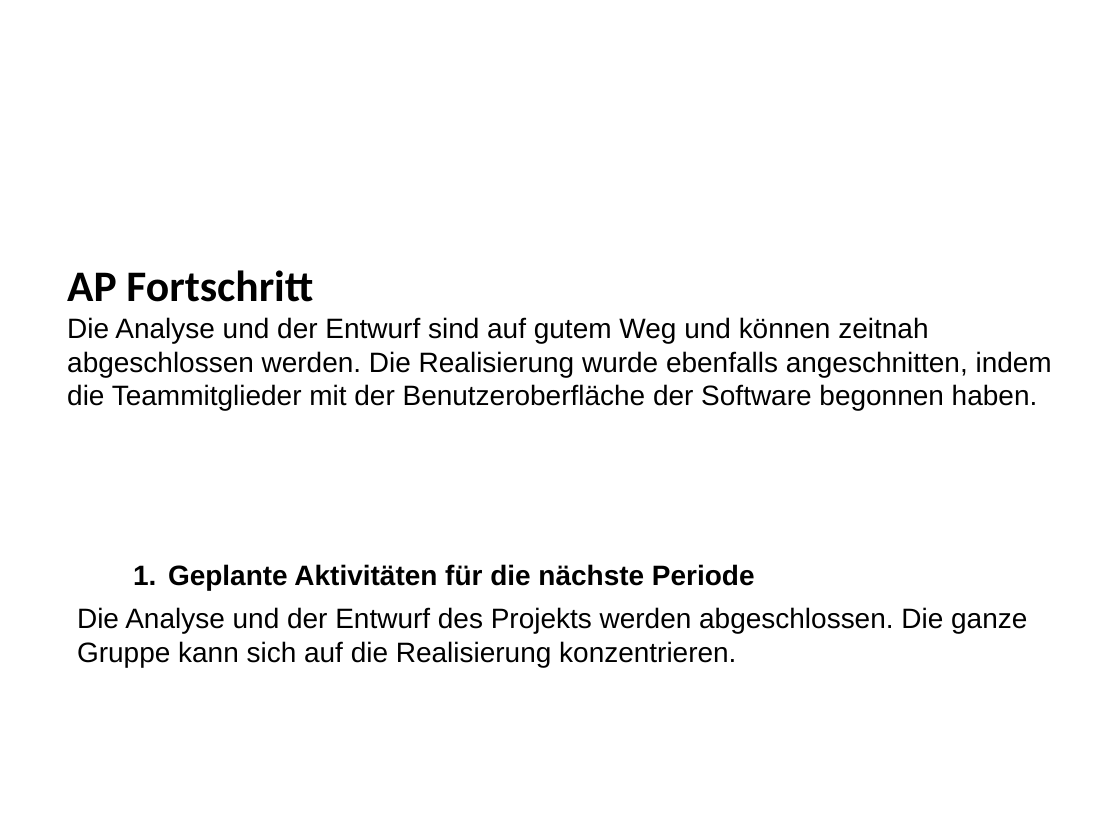
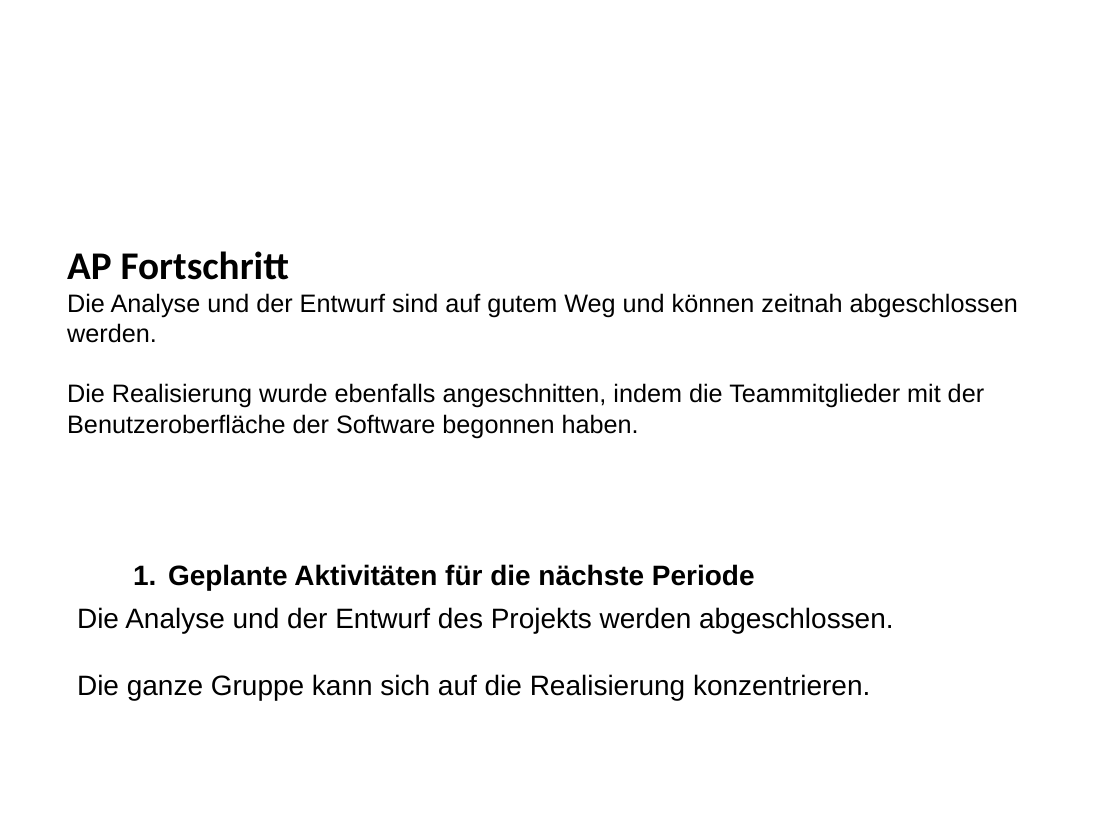
Before and after one commit to marinataborda/P2Organisation, a slide deck: slide 6 of ZwischenPresäntation.pptx (slide 5 before the commit). Drawn at 1120x840 pixels with LibreOffice and Linux fonts; fonts in the diff are those of the drawing. Boxes give left, top, right and bottom in pixels: in the first picture for what was removed or moved away, otherwise in the second. Text is boxed around its words. In the diff, an @@ line names an element or a change of style, - is before the commit and + after.

```diff
--- a/ZwischenPresäntation.pptx
+++ b/ZwischenPresäntation.pptx
@@ title "AP Fortschritt" at <box>67,251,1018,438</box>: size 28 to 25.2 pt in "AP Fortschritt"; size 18 to 16.2 pt @@
@@ text at <box>77,607,893,701</box>: text changed @@
-Die Analyse und der Entwurf des Projekts werden abgeschlossen. Die ganze Gruppe kann sich auf die Realisierung konzentrieren.
+Die Analyse und der Entwurf des Projekts werden abgeschlossen.
+Die ganze Gruppe kann sich auf die Realisierung konzentrieren.
```
Also in this commit, not shown: 2 other slides changed.
